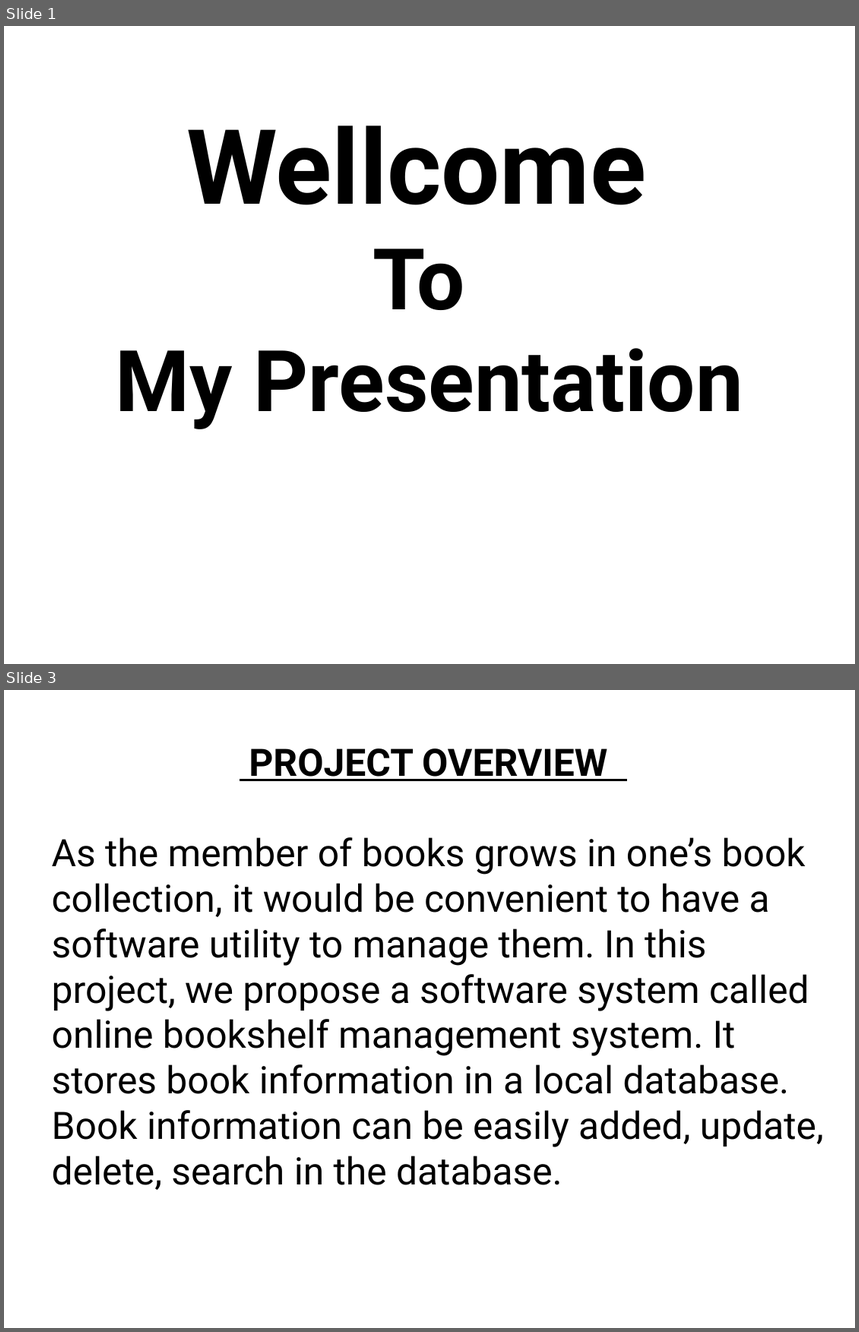
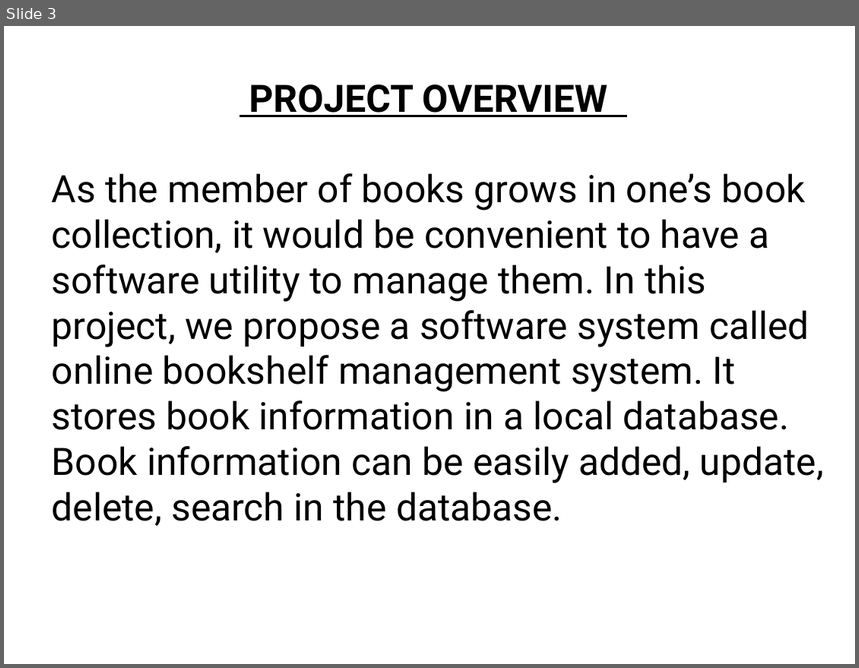
Before and after one commit to jannat-koly/HELLO-WORLD, a slide deck: New-PPT-Presentation-1.ppt. Shown one above the other, each under a label of ours: slides 1 and 3 before the commit, slide 3 after it; the slides between them are not shown. The pictures are 859x1332 and 859x668 pixels, drawn with LibreOffice and Linux fonts; fonts in the diff are those of the drawing; background and template pictures are left out. Boxes give left, top, right and bottom in pixels: in the first picture for what was removed or moved away, otherwise in the second. Text is boxed around its words. In the diff, an @@ line names an element or a change of style, - is before the commit and + after.

```diff
--- a/New-PPT-Presentation-1.ppt
+++ b/New-PPT-Presentation-1.ppt
@@ slide 1 removed at [4,26,855,664], background picture (left out) @@
@@ title removed at [115,126,743,430] @@
-Wellcome
-To
-My Presentation
```
Also in this commit, not shown: 3 slides added, 2 other slides removed.
